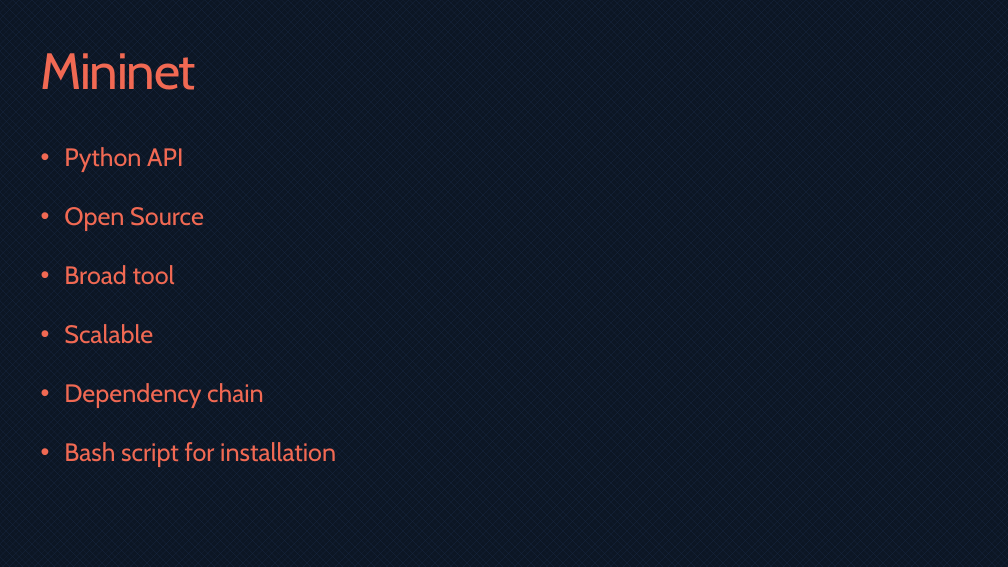
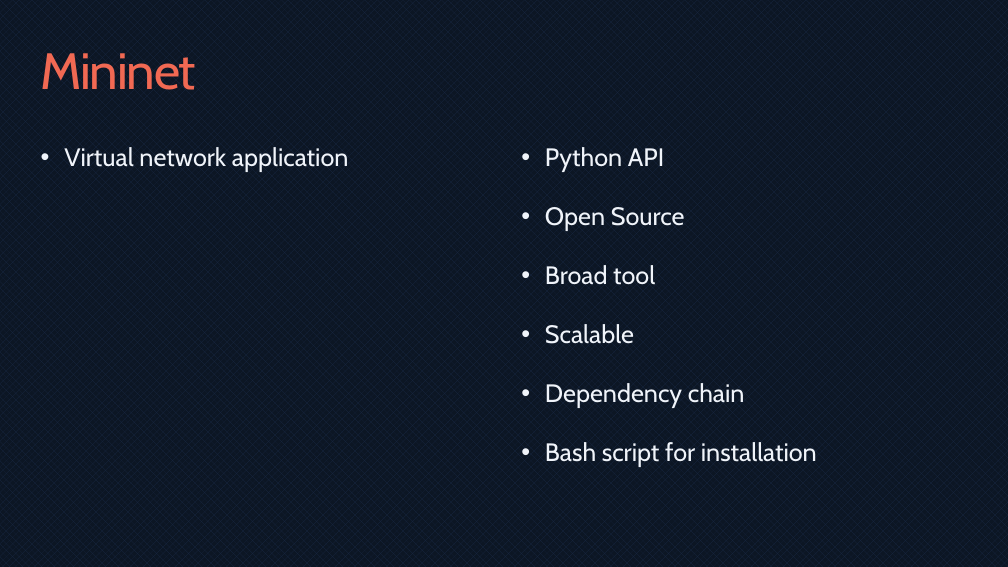
Before and after one commit to bmaximuml/CS351-Reports, a slide deck: slide 12 of Presentation/Network Switch Design on FPGAs.pptx (slide 7 before the commit). Drawn at 1008x567 pixels with LibreOffice and Linux fonts; fonts in the diff are those of the drawing. Boxes give left, top, right and bottom in pixels: in the first picture for what was removed or moved away, otherwise in the second. Text is boxed around its words. In the diff, an @@ line names an element or a change of style, - is before the commit and + after.

```diff
--- a/Presentation/Network Switch Design on FPGAs.pptx
+++ b/Presentation/Network Switch Design on FPGAs.pptx
@@ text at (64,147,349,172): text changed; text colour #F16953 to #F0F4FA @@
-• Python API
-• Open Source
-• Broad tool
-• Scalable
-• Dependency chain
-• Bash script for installation
+• Virtual network application
@@ text added at (545,147,817,467), 24 pt, text #F0F4FA @@
+• Python API
+• Open Source
+• Broad tool
+• Scalable
+• Dependency chain
+• Bash script for installation
```
Also in this commit, not shown: 8 other slides changed, 7 slides added, 1 slide removed, 20 other files.
